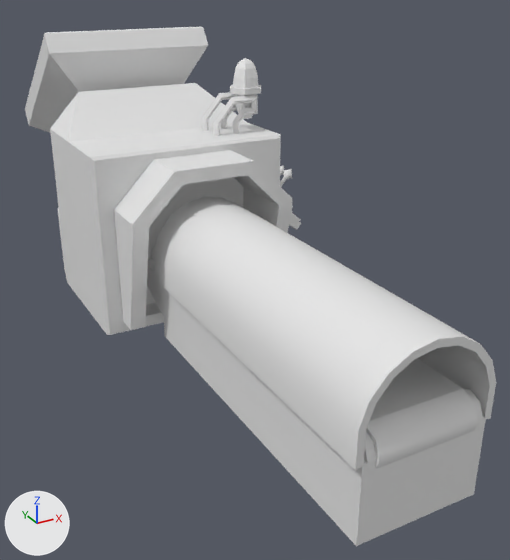
The FBX model Assets/ueda/Factory/factory_line_a.FBX, before and after one commit.
Before and after are seen from a 50 mm lens placed at (-3.0, -5.32, 3.69), pointed at (0.38, 0.83, 0.62). Lighting does not change. The marker at lower left points along +X, +Y and +Z. Where no turn or scale is listed for an object, it has been applied to the vertices.

Objects in the first picture: 'line_a_main', 'line_a_roud'.
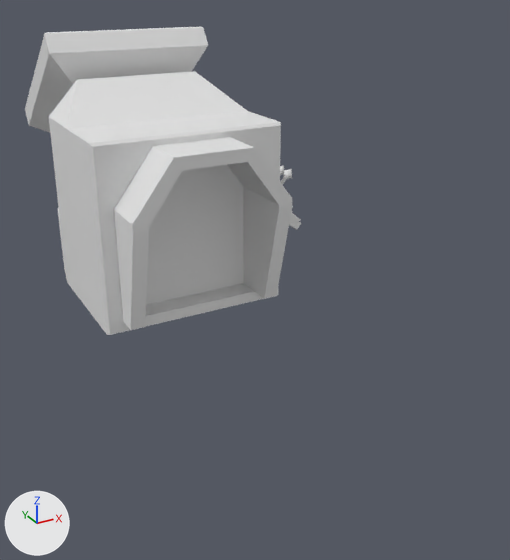
Edits to the bpy script that builds the scene:
```text
Change me_mesh:
    used by ob_line_a_roud; location = (0.0, 3.18, 0.0)
    remove me_mesh.from_pydata(...)  # 523 vertices, 922 faces; spans x -1.1..1.79, y -2.22..1.79, z 0.0..3.03
    add me_mesh.from_pydata(...)  # 398 vertices, 692 faces; spans x -1.1..1.79, y -2.22..1.79, z 0.0..3.03
    me_mesh part 1: the loose piece of 61 vertices spanning x 0.71..1.11, y -1.35..-0.99, z 2.11..2.78 is deleted
    me_mesh part 2: the loose piece of 32 vertices spanning x 0.42..0.98, y -1.36..-1.28, z 1.93..2.39 is deleted
    me_mesh part 3: the loose piece of 32 vertices spanning x 0.42..0.98, y -1.06..-0.98, z 1.93..2.39 is deleted
    me_mesh part 4: 8 vertices moved from x -1.1..1.1, y -1.67..-0.03, z 1.89..2.39 to x -1.1..1.07, y -2.22..-0.03, z 2.03..2.53; 16 vertices removed from x -1.1..1.1, y -2.22..-0.03, z 1.75..2.39; 16 vertices added at x -1.1..1.1, y -2.22..-0.06, z 1.89..2.53
Remove ob_line_a_main:
    ob_line_a_main = bpy.data.objects.new('line_a_main', me_mesh_001)
    ob_line_a_main.location = (0.01, -0.08, 0.0)
```

Boxes [x1, y1, x2, y2] around the edits, measured in the pictures (510 x 560 px; the box of a moved part takes in the faces that stretch with it):
'line_a_main', deleted
    before: [147, 197, 496, 546]
part 1 of me_mesh, deleted
    before: [230, 58, 261, 119]
part 2 of me_mesh, deleted
    before: [214, 95, 258, 136]
part 3 of me_mesh, deleted
    before: [202, 92, 237, 131]
part 4 of me_mesh, moved or reshaped
    before: [50, 83, 292, 335]
    after: [49, 71, 292, 335]
